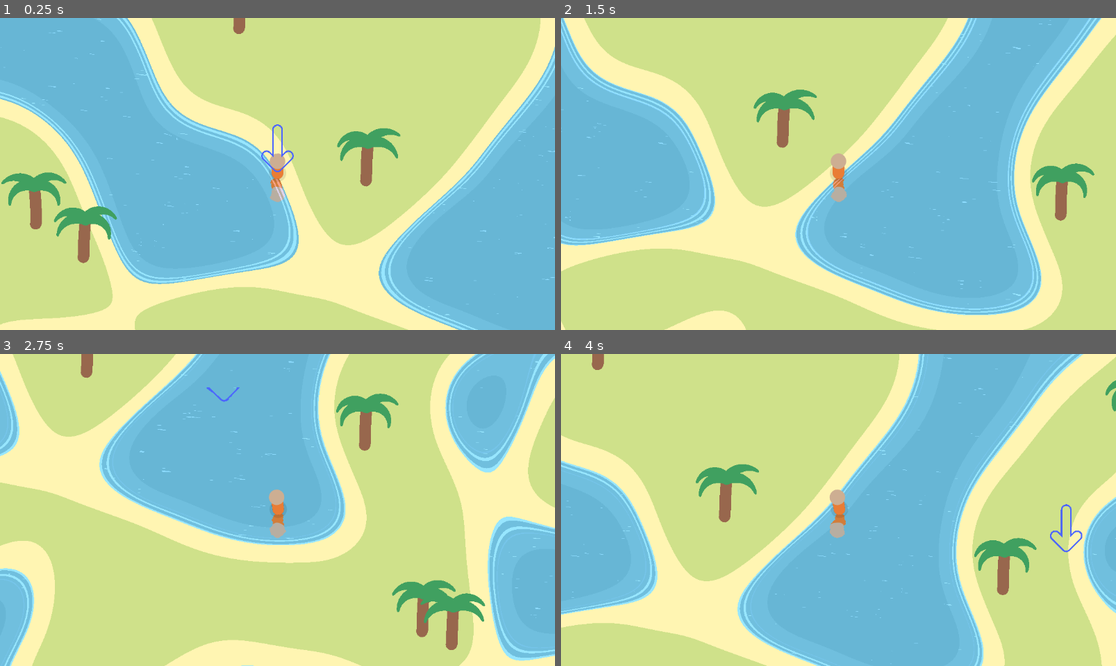
Above: before the commit, frames 1-4 (two rows, left to right).
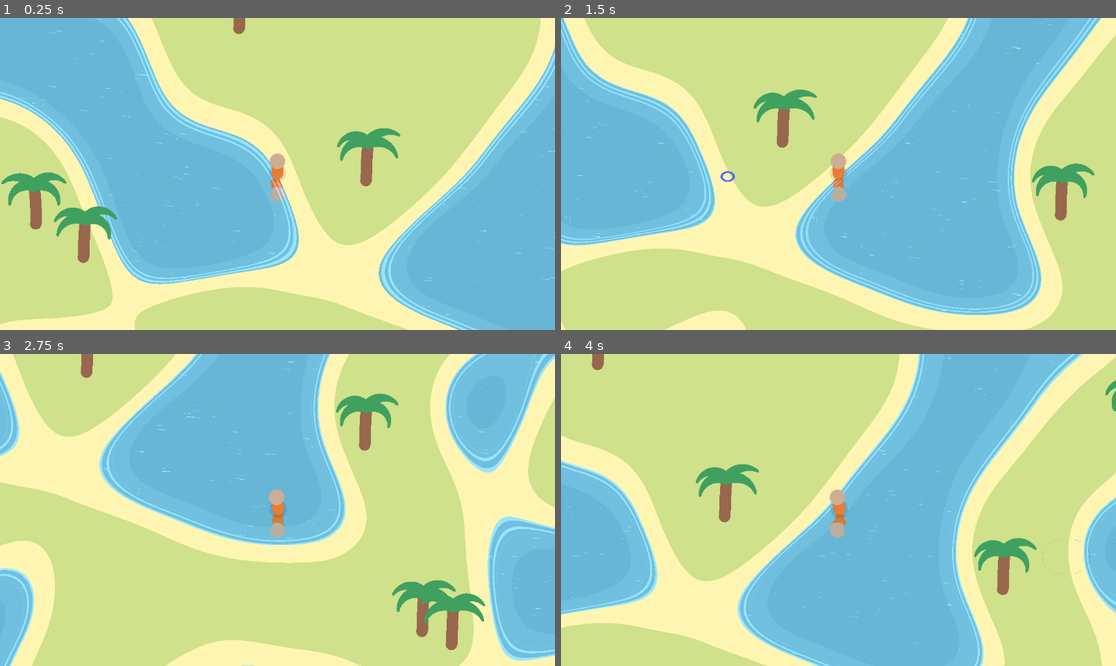
Above: after the commit, the same moments.

Repository: illogicalapple/archipelinaut-2
Game: Godot game, scene res://scenes/main.tscn
The game is run twice, just before and just after one commit, with the same random seed, the same clock (stepped at 60 frames per second) and the same inputs. The engine's default icon, where the game draws it, is replaced by a stand-in: a white triangle on a blue panel in a dark square.
Inputs (mouse positions are in pixels of both pictures, inside the frame that each line leads up to):
- Up to frame 1 (0.25 s): no input
- Up to frame 2 (1.5 s): move the mouse to (960, 158) at 0.52 s; hold D (move_right) 0.53-1.28 s; click (960, 158) at 0.67 s; move the mouse to (727, 189) at 1.27 s; hold S (move_down) from 1.28 s (still down); click (727, 189) at 1.42 s
- Up to frame 3 (2.75 s): move the mouse to (333, 441) at 2.02 s; release S (move_down) at 2.03 s; hold D (move_right) from 2.03 s (still down); click (333, 441) at 2.17 s
- Up to frame 4 (4 s): move the mouse to (810, 572) at 2.77 s; release D (move_right) at 2.78 s; hold W (move_up) 2.78-3.53 s; click (810, 572) at 2.92 s; move the mouse to (1005, 556) at 3.52 s; hold A (move_left) from 3.53 s (still down); click (1005, 556) at 3.67 s

The runs differ from the first frame. In frame 1, 0.1% of the frame differs, in the area x 47-53%, y 34-50%; in frame 2, less than 0.1%; in frame 3, less than 0.1%; in frame 4, 0.2%, in the area x 86-96%, y 48-71%.

Commit message:
Added click circle effect

Diff:
--- a/scenes/components/click_indicator/click.gdshader
+++ b/scenes/components/click_indicator/click.gdshader
@@ -4,30 +4,52 @@
 #include "res://shaders/blend.gdshaderinc"
 #include "res://shaders/transform.gdshaderinc"
 #include "res://shaders/sdf.gdshaderinc"
+#include "res://shaders/math.gdshaderinc"
+#include "res://shaders/ease.gdshaderinc"
 
 uniform float t = 0.0;
 uniform bool start_end_invisible = true;
 
-
-vec4 arrow(vec2 uv) {
-	const float line_thickness = 0.15;
-	const float height = 0.6;
-	const float pointy_length = 0.25;
-	const float outline_thickness = 0.025;
-	const float pointy_angle = PI/4.;
-
-	float d = sd_onion(sd_box(uv, vec2(0, height)), line_thickness);
-
-	vec2 new_uv = rot2d_about_uv(translate_uv(uv, vec2(pointy_length, height)), vec2(-pointy_length, 0), -pointy_angle);
-	d = min(d, sd_onion(sd_box(new_uv, vec2(pointy_length, 0)), line_thickness));
-
-	new_uv = rot2d_about_uv(translate_uv(uv, vec2(pointy_length, height)), vec2(-pointy_length, 0), PI + pointy_angle);
-	d = min(d, sd_onion(sd_box(new_uv, vec2(pointy_length, 0)), line_thickness));
-
-	d = sd_onion(d, outline_thickness);
+//
+//vec4 arrow(vec2 uv) {
+	//const float line_thickness = 0.15;
+	//const float height = 0.6;
+	//const float pointy_length = 0.25;
+	//const float outline_thickness = 0.025;
+	//const float pointy_angle = PI/4.;
+	//
+	//
+	//float y = anim_ease(t, 0, 0.2, 0, 3) +
+					//anim_ease(t, 0.2, 1, 3, 0) + -3.;
+//
+	//uv = translate_uv(uv, vec2(0, y));
+	//
+	//
+	//float d = sd_onion(sd_box(uv, vec2(0, height)), line_thickness);
+	//
+	//vec2 new_uv = rot2d_about_uv(translate_uv(uv, vec2(pointy_length, height)), vec2(-pointy_length, 0), -pointy_angle);
+	//d = min(d, sd_onion(sd_box(new_uv, vec2(pointy_length, 0)), line_thickness));
+	//
+	//new_uv = rot2d_about_uv(translate_uv(uv, vec2(pointy_length, height)), vec2(-pointy_length, 0), PI + pointy_angle);
+	//d = min(d, sd_onion(sd_box(new_uv, vec2(pointy_length, 0)), line_thickness));
+	//
+	//d = sd_onion(d, outline_thickness);
+	//
+	//
+	//return vec4(step(d, 0));
+//}
 
 
-	return vec4(step(d, 0));
+vec4 ring(vec2 uv) {
+	float r = ease_out(t, 1.5);
+
+	const float max_r = 0.8;
+	const float outline = 0.05;
+
+	vec2 new_uv = scale_uv(uv, vec2(1, 0.75));
+	float d = sd_onion(sd_circle(new_uv, r), map(r, 0, max_r, outline, 0));
+
+	return vec4(1, 1, 1, step(d, 0));
 }
 
 
@@ -38,12 +60,7 @@
 		vec2 uv = UV * 2. - 1.;
 		vec4 c = vec4(0.3, 0.4, 1., 1.);
 
-		float arrow_y = anim_ease(t, 0, 0.2, 0, 3) +
-						anim_ease(t, 0.2, 1, 3, 0) + -3.;
-
-		vec4 arrow = arrow(translate_uv(uv, vec2(0, arrow_y)));
-		c = blend_union_mix(c, arrow);
-
+		c *= ring(uv);
 		COLOR = c;
 	}
 }
--- a/scenes/components/terrain/click_indicator.gd
+++ b/scenes/components/terrain/click_indicator.gd
@@ -3,10 +3,10 @@
 
 func play():
 	var tween = get_tree().create_tween()
-	tween.tween_method(func(t): material.set_shader_parameter("t", t), 0., 1., 1.)
+	tween.tween_method(func(t): material.set_shader_parameter("t", t), 0., 1., .5)
 
 
 func _input(e):
-	if e is InputEventMouseButton and e.pressed:
+	if e is InputEventMouseButton and e.pressed and e.button_index == 1:
 		global_position = get_global_mouse_position()
 		play()
--- a/scenes/main.tscn
+++ b/scenes/main.tscn
@@ -12,7 +12,7 @@
 
 [sub_resource type="ShaderMaterial" id="ShaderMaterial_24yeo"]
 shader = ExtResource("4_nufoh")
-shader_parameter/t = 0.28
+shader_parameter/t = 0.0
 shader_parameter/start_end_invisible = true
 
 [node name="Main" type="Node2D"]
@@ -54,5 +54,4 @@
 [node name="Sprite2D" type="Sprite2D" parent="."]
 material = SubResource("ShaderMaterial_24yeo")
 texture = ExtResource("5_005i1")
-offset = Vector2(0, -48)
 script = ExtResource("6_j2mbs")
Not shown, changed: shaders/animation.gdshaderinc
Not shown, added: shaders/ease.gdshaderinc
